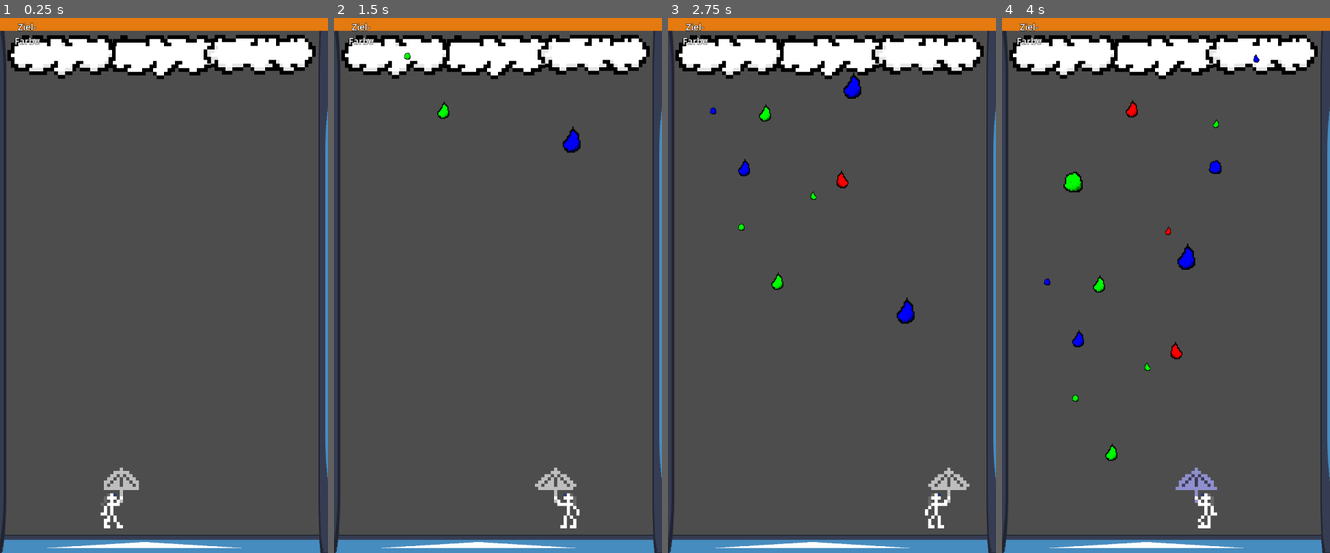
Above: before the commit, frames 1-4 (left to right).
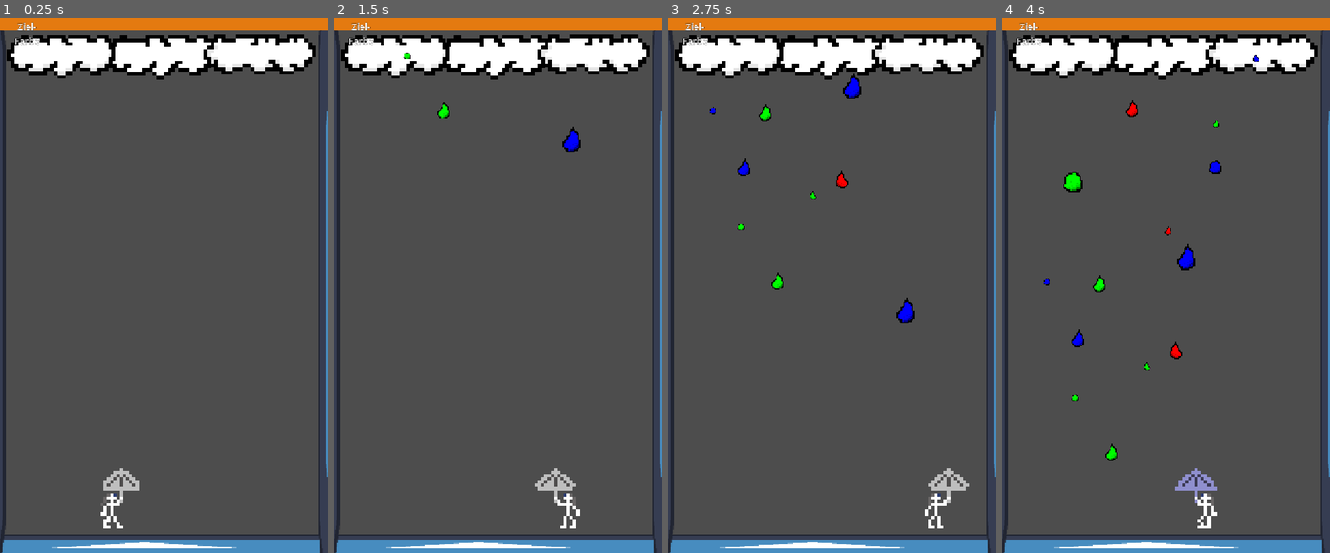
Above: after the commit, the same moments.

Repository: Gellardo/gamejam-farbe-bekennen
Game: Godot game, scene res://game.tscn
Same seed, same stepped clock (60 frames per second), same inputs: the game is played once before the commit and once after it. The engine's default icon, where the game draws it, is replaced by a stand-in: a white triangle on a blue panel in a dark square.
Inputs:
- Up to frame 1 (0.25 s): no input
- Up to frame 2 (1.5 s): tap Enter at 0.5 s; hold Right (right) 0.53-1.28 s; hold Left (left) from 1.28 s (still down)
- Up to frame 3 (2.75 s): release Left (left) at 2.03 s; hold Right (right) from 2.03 s (still down)
- Up to frame 4 (4 s): release Right (right) at 3.53 s; hold Left (left) from 3.53 s (still down)

The runs differ from the first frame. In frame 1, 1.5% of the frame differs, in the area x 0-100%, y 0-100%; in frame 2, 1.5%; in frame 3, 1.7%; in frame 4, 1.8%.

Commit message:
Mini-refactoring

Diff:
--- a/project.godot
+++ b/project.godot
@@ -25,7 +25,6 @@
 window/size/viewport_width=720
 window/size/viewport_height=1200
 window/stretch/mode="canvas_items"
-window/stretch/scale_mode="integer"
 window/handheld/orientation=1
 
 [input]
--- a/scripts/tropfen.gd
+++ b/scripts/tropfen.gd
@@ -47,7 +47,7 @@
     queue_free()
 func _on_area_entered(body: Node) -> void:
     if body.is_in_group("umbrella"):
-        body = body.get_parent().get_parent()
+        body = body.owner
         if body.has_method("collect"):
             body.collect(color)
         queue_free()
